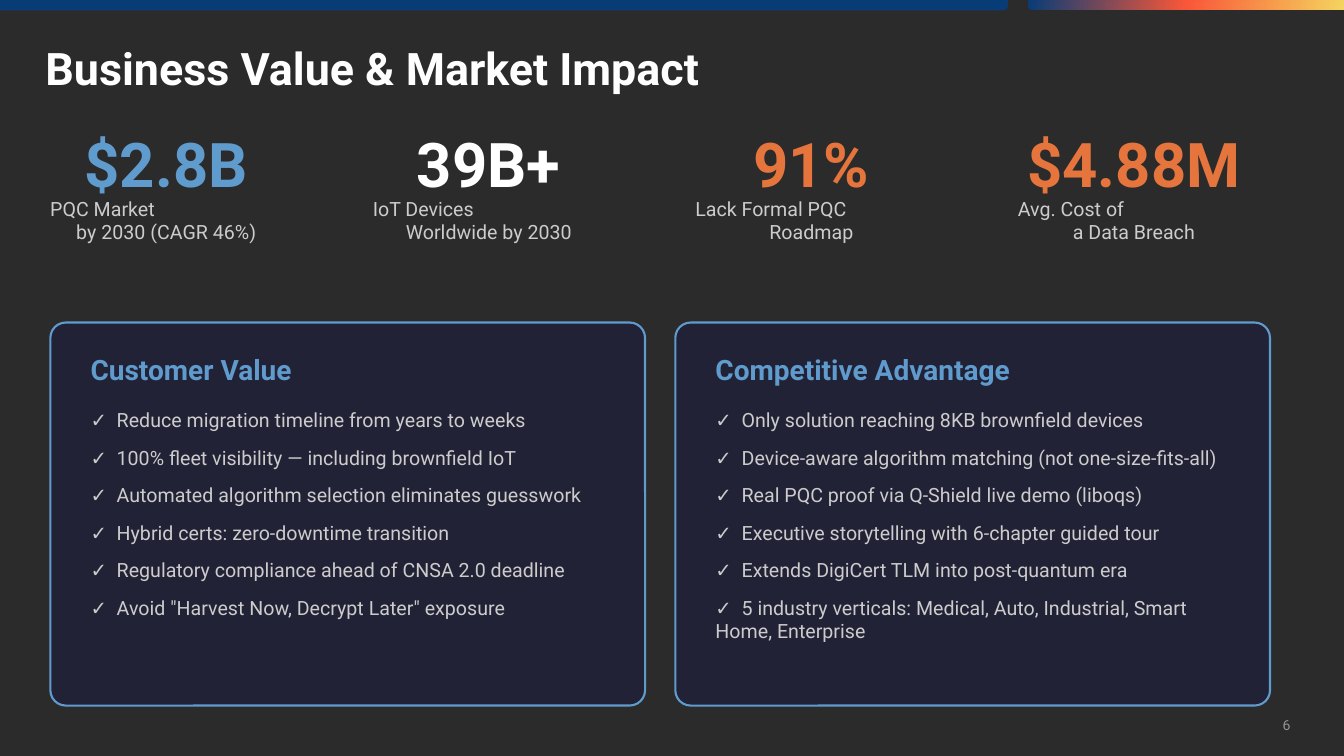
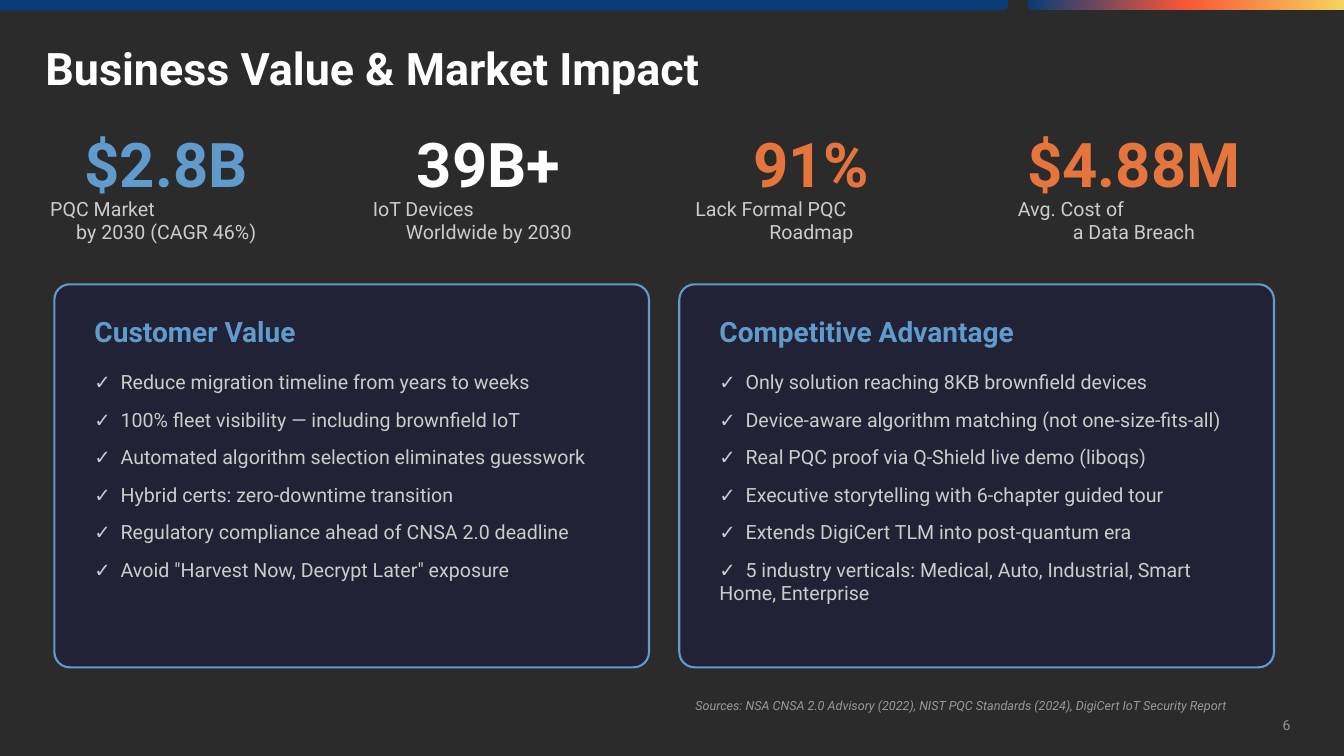
Before and after one commit to mahendra-shelke/dc-hackathon-2026, a slide deck: slide 6 of Q-Shield.pptx. Drawn at 1344x756 pixels with LibreOffice and Linux fonts; fonts in the diff are those of the drawing; background and template pictures are left out; a plain dark background stands for a picture behind light text. Boxes give left, top, right and bottom in pixels: in the first picture for what was removed or moved away, otherwise in the second. Text is boxed around its words. In the diff, an @@ line names an element or a change of style, - is before the commit and + after.

Commit message:
Updates

```diff
--- a/Q-Shield.pptx
+++ b/Q-Shield.pptx
@@ 4 texts, 2 rounded rectangles: place and size @@
-4 texts, 2 rounded rectangles at [50, 323, 1270, 706]
+4 texts, 2 rounded rectangles at [54, 284, 1274, 667]
@@ text added at [695, 700, 1226, 713], 9 pt, text #999999, italic @@
+Sources: NSA CNSA 2.0 Advisory (2022), NIST PQC Standards (2024), DigiCert IoT Security Report
```
Also in this commit, not shown: 2 other slides changed.
